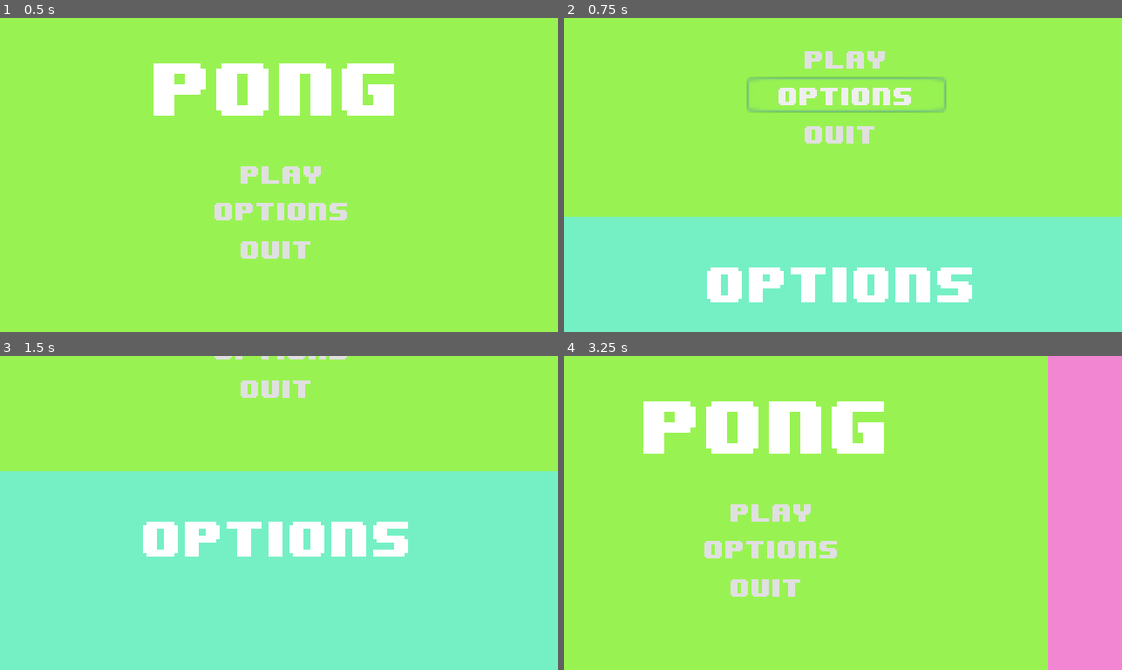
Above: before the commit, frames 1-4 (two rows, left to right).
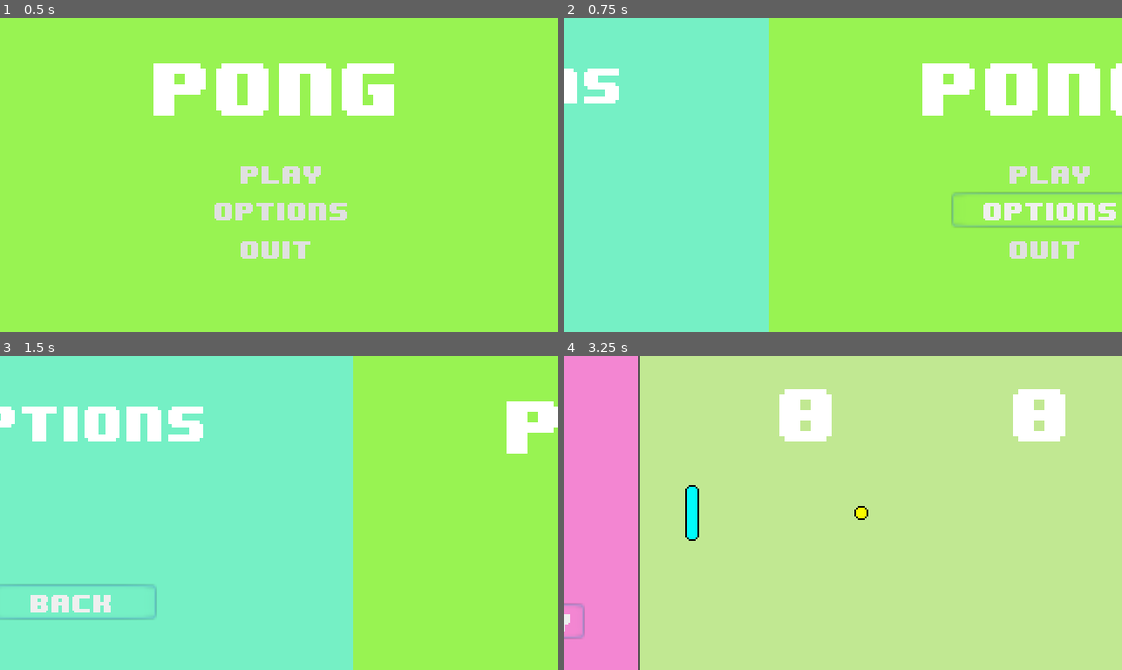
Above: after the commit, the same moments.

Repository: paolobb4/YAPC
Game: Godot game, scene res://scn/Menu.tscn
Two runs of this game, one before a commit and one after it. Both use one fixed random seed, a clock stepped at 60 frames per second and the inputs below.
Inputs:
- Up to frame 1 (0.5 s): no input
- Up to frame 2 (0.75 s): click "options" at 0.5 s
- Up to frame 3 (1.5 s): click "back" at 1.25 s
- Up to frame 4 (3.25 s): click "play" at 2 s; click "back" (after the commit: "play") at 2.75 s

Frame 1 is identical in both runs. In frame 2, 55% of the frame differs, in the area x 0-100%, y 0-100%; in frame 3, 51%; in frame 4, 99%.

Commit message:
Implement transition from menu to game and back again

Diff:
--- a/scn/Game.tscn
+++ b/scn/Game.tscn
@@ -1,9 +1,37 @@
-[gd_scene load_steps=6 format=2]
+[gd_scene load_steps=7 format=2]
 
 [ext_resource path="res://scn/game.gd" type="Script" id=1]
 [ext_resource path="res://assets/8-BIT WONDER.TTF" type="DynamicFontData" id=2]
 [ext_resource path="res://scn/Ball.tscn" type="PackedScene" id=3]
 [ext_resource path="res://scn/Palette.tscn" type="PackedScene" id=4]
+
+[sub_resource type="StyleBoxFlat" id=2]
+
+content_margin_left = -1.0
+content_margin_right = -1.0
+content_margin_top = -1.0
+content_margin_bottom = -1.0
+bg_color = Color( 0.760361, 0.914062, 0.57486, 1 )
+draw_center = true
+border_width_left = 0
+border_width_top = 0
+border_width_right = 0
+border_width_bottom = 0
+border_color = Color( 0.8, 0.8, 0.8, 1 )
+border_blend = false
+corner_radius_top_left = 0
+corner_radius_top_right = 0
+corner_radius_bottom_right = 0
+corner_radius_bottom_left = 0
+corner_detail = 8
+expand_margin_left = 0.0
+expand_margin_right = 0.0
+expand_margin_top = 0.0
+expand_margin_bottom = 0.0
+shadow_color = Color( 0, 0, 0, 0.6 )
+shadow_size = 0
+anti_aliasing = true
+anti_aliasing_size = 1
 
 [sub_resource type="DynamicFont" id=1]
 
@@ -13,11 +41,31 @@
 font_data = ExtResource( 2 )
 _sections_unfolded = [ "Font", "Font/fallback", "Settings" ]
 
-[node name="Game" type="Node"]
+[node name="Game" type="Node2D"]
 
 script = ExtResource( 1 )
+__meta__ = {
+"_edit_group_": true
+}
 
-[node name="score_left" type="Label" parent="." index="0"]
+[node name="Panel" type="Panel" parent="." index="0"]
+
+anchor_left = 0.0
+anchor_top = 0.0
+anchor_right = 0.0
+anchor_bottom = 0.0
+margin_right = 320.0
+margin_bottom = 180.0
+rect_pivot_offset = Vector2( 0, 0 )
+rect_clip_content = false
+mouse_filter = 0
+mouse_default_cursor_shape = 0
+size_flags_horizontal = 1
+size_flags_vertical = 1
+custom_styles/panel = SubResource( 2 )
+_sections_unfolded = [ "custom_styles" ]
+
+[node name="score_left" type="Label" parent="." index="1"]
 
 anchor_left = 0.0
 anchor_top = 0.0
@@ -42,7 +90,7 @@
 max_lines_visible = -1
 _sections_unfolded = [ "Rect", "custom_fonts" ]
 
-[node name="score_right" type="Label" parent="." index="1"]
+[node name="score_right" type="Label" parent="." index="2"]
 
 anchor_left = 0.0
 anchor_top = 0.0
@@ -67,18 +115,18 @@
 max_lines_visible = -1
 _sections_unfolded = [ "Rect", "custom_fonts" ]
 
-[node name="Ball" parent="." index="2" instance=ExtResource( 3 )]
+[node name="Ball" parent="." index="3" instance=ExtResource( 3 )]
 
 position = Vector2( 160, 90 )
 _sections_unfolded = [ "Transform" ]
 speed = 180
 
-[node name="Player" parent="." index="3" instance=ExtResource( 4 )]
+[node name="Player" parent="." index="4" instance=ExtResource( 4 )]
 
 position = Vector2( 30, 90 )
 _sections_unfolded = [ "Transform" ]
 
-[node name="AI" parent="." index="4" instance=ExtResource( 4 )]
+[node name="AI" parent="." index="5" instance=ExtResource( 4 )]
 
 position = Vector2( 290, 90 )
 _sections_unfolded = [ "Transform" ]
--- a/scn/Menu.tscn
+++ b/scn/Menu.tscn
@@ -1,6 +1,26 @@
-[gd_scene load_steps=12 format=2]
+[gd_scene load_steps=16 format=2]
 
 [ext_resource path="res://assets/8-BIT WONDER.TTF" type="DynamicFontData" id=1]
+[ext_resource path="res://scn/Game.tscn" type="PackedScene" id=2]
+
+[sub_resource type="Animation" id=12]
+
+resource_name = "game2play"
+length = 0.5
+loop = false
+step = 0.1
+tracks/0/type = "value"
+tracks/0/path = NodePath(".:position")
+tracks/0/interp = 1
+tracks/0/loop_wrap = true
+tracks/0/imported = false
+tracks/0/enabled = true
+tracks/0/keys = {
+"times": PoolRealArray( 0, 0.5 ),
+"transitions": PoolRealArray( 1, 1 ),
+"update": 0,
+"values": [ Vector2( -640, 0 ), Vector2( -320, 0 ) ]
+}
 
 [sub_resource type="Animation" id=1]
 
@@ -18,7 +38,7 @@
 "times": PoolRealArray( 0, 0.5 ),
 "transitions": PoolRealArray( 1, 1 ),
 "update": 0,
-"values": [ Vector2( 0, 0 ), Vector2( 0, -180 ) ]
+"values": [ Vector2( 0, 0 ), Vector2( 320, 0 ) ]
 }
 
 [sub_resource type="Animation" id=2]
@@ -56,7 +76,38 @@
 "times": PoolRealArray( 0, 0.5 ),
 "transitions": PoolRealArray( 1, 1 ),
 "update": 0,
-"values": [ Vector2( 0, -180 ), Vector2( 0, 0 ) ]
+"values": [ Vector2( 320, 0 ), Vector2( 0, 0 ) ]
+}
+
+[sub_resource type="Animation" id=13]
+
+resource_name = "play2game"
+length = 0.5
+loop = false
+step = 0.1
+tracks/0/type = "value"
+tracks/0/path = NodePath(".:position")
+tracks/0/interp = 1
+tracks/0/loop_wrap = true
+tracks/0/imported = false
+tracks/0/enabled = true
+tracks/0/keys = {
+"times": PoolRealArray( 0, 0.5 ),
+"transitions": PoolRealArray( 1, 1 ),
+"update": 0,
+"values": [ Vector2( -320, 0 ), Vector2( -640, 0 ) ]
+}
+tracks/1/type = "value"
+tracks/1/path = NodePath("Pause Panel:visible")
+tracks/1/interp = 1
+tracks/1/loop_wrap = true
+tracks/1/imported = false
+tracks/1/enabled = true
+tracks/1/keys = {
+"times": PoolRealArray( 0 ),
+"transitions": PoolRealArray( 1 ),
+"update": 1,
+"values": [ false ]
 }
 
 [sub_resource type="Animation" id=4]
@@ -122,6 +173,42 @@
 font_data = ExtResource( 1 )
 _sections_unfolded = [ "Font", "Settings" ]
 
+[sub_resource type="StyleBoxFlat" id=10]
+
+content_margin_left = -1.0
+content_margin_right = -1.0
+content_margin_top = -1.0
+content_margin_bottom = -1.0
+bg_color = Color( 0.461578, 0.945312, 0.77525, 1 )
+draw_center = true
+border_width_left = 0
+border_width_top = 0
+border_width_right = 0
+border_width_bottom = 0
+border_color = Color( 0.8, 0.8, 0.8, 1 )
+border_blend = false
+corner_radius_top_left = 0
+corner_radius_top_right = 0
+corner_radius_bottom_right = 0
+corner_radius_bottom_left = 0
+corner_detail = 8
+expand_margin_left = 0.0
+expand_margin_right = 0.0
+expand_margin_top = 0.0
+expand_margin_bottom = 0.0
+shadow_color = Color( 0, 0, 0, 0.6 )
+shadow_size = 0
+anti_aliasing = true
+anti_aliasing_size = 1
+
+[sub_resource type="DynamicFont" id=9]
+
+size = 24
+use_mipmaps = false
+use_filter = false
+font_data = ExtResource( 1 )
+_sections_unfolded = [ "Font", "Settings" ]
+
 [sub_resource type="StyleBoxFlat" id=8]
 
 content_margin_left = -1.0
@@ -150,21 +237,13 @@
 anti_aliasing = true
 anti_aliasing_size = 1
 
-[sub_resource type="DynamicFont" id=9]
-
-size = 24
-use_mipmaps = false
-use_filter = false
-font_data = ExtResource( 1 )
-_sections_unfolded = [ "Font", "Settings" ]
-
-[sub_resource type="StyleBoxFlat" id=10]
+[sub_resource type="StyleBoxFlat" id=11]
 
 content_margin_left = -1.0
 content_margin_right = -1.0
 content_margin_top = -1.0
 content_margin_bottom = -1.0
-bg_color = Color( 0.461578, 0.945312, 0.77525, 1 )
+bg_color = Color( 0.769485, 0.605377, 0.933594, 1 )
 draw_center = true
 border_width_left = 0
 border_width_top = 0
@@ -197,14 +276,17 @@
 playback_process_mode = 1
 playback_default_blend_time = 0.0
 playback_speed = 1.0
+anims/game2play = SubResource( 12 )
 anims/main2opts = SubResource( 1 )
 anims/main2play = SubResource( 2 )
 anims/opts2main = SubResource( 3 )
+anims/play2game = SubResource( 13 )
 anims/play2main = SubResource( 4 )
 blend_times = [  ]
 
 [node name="Main menu" type="Panel" parent="." index="1"]
 
+editor/display_folded = true
 anchor_left = 0.0
 anchor_top = 0.0
 anchor_right = 0.0
@@ -219,6 +301,9 @@
 size_flags_vertical = 1
 custom_styles/panel = SubResource( 5 )
 _sections_unfolded = [ "Rect", "custom_styles" ]
+__meta__ = {
+"_edit_group_": true
+}
 
 [node name="Game Title" type="Label" parent="Main menu" index="0"]
 
@@ -243,7 +328,7 @@
 max_lines_visible = -1
 _sections_unfolded = [ "Rect", "custom_fonts" ]
 
-[node name="play Button" type="Button" parent="Main menu" index="1"]
+[node name="play menu Button" type="Button" parent="Main menu" index="1"]
 
 anchor_left = 0.0
 anchor_top = 0.0
@@ -270,7 +355,7 @@
 align = 1
 _sections_unfolded = [ "Rect", "custom_fonts" ]
 
-[node name="options Button" type="Button" parent="Main menu" index="2"]
+[node name="options menu Button" type="Button" parent="Main menu" index="2"]
 
 anchor_left = 0.0
 anchor_top = 0.0
@@ -324,14 +409,14 @@
 align = 1
 _sections_unfolded = [ "Rect", "custom_fonts" ]
 
-[node name="Play Game" type="Panel" parent="." index="2"]
-
-anchor_left = 0.0
-anchor_top = 0.0
-anchor_right = 0.0
-anchor_bottom = 0.0
-margin_left = 320.0
-margin_right = 640.0
+[node name="Options menu" type="Panel" parent="." index="2"]
+
+editor/display_folded = true
+anchor_left = 0.0
+anchor_top = 0.0
+anchor_right = 0.0
+anchor_bottom = 0.0
+margin_left = -320.0
 margin_bottom = 180.0
 rect_pivot_offset = Vector2( 0, 0 )
 rect_clip_content = false
@@ -339,10 +424,13 @@
 mouse_default_cursor_shape = 0
 size_flags_horizontal = 1
 size_flags_vertical = 1
-custom_styles/panel = SubResource( 8 )
-_sections_unfolded = [ "custom_styles" ]
-
-[node name="Title" type="Label" parent="Play Game" index="0"]
+custom_styles/panel = SubResource( 10 )
+_sections_unfolded = [ "Rect", "custom_styles" ]
+__meta__ = {
+"_edit_group_": true
+}
+
+[node name="Title" type="Label" parent="Options menu" index="0"]
 
 anchor_left = 0.0
 anchor_top = 0.0
@@ -358,23 +446,23 @@
 size_flags_horizontal = 1
 size_flags_vertical = 4
 custom_fonts/font = SubResource( 9 )
-text = "Play Game"
+text = "options"
 align = 1
 percent_visible = 1.0
 lines_skipped = 0
 max_lines_visible = -1
 _sections_unfolded = [ "Rect", "custom_fonts" ]
 
-[node name="back Button" type="Button" parent="Play Game" index="1"]
-
-anchor_left = 0.0
-anchor_top = 0.0
-anchor_right = 0.0
-anchor_bottom = 0.0
-margin_left = 108.0
-margin_top = 130.0
-margin_right = 204.0
-margin_bottom = 150.0
+[node name="back Button" type="Button" parent="Options menu" index="1"]
+
+anchor_left = 0.0
+anchor_top = 0.0
+anchor_right = 0.0
+anchor_bottom = 0.0
+margin_left = 111.0
+margin_top = 131.0
+margin_right = 207.0
+margin_bottom = 151.0
 rect_pivot_offset = Vector2( 0, 0 )
 rect_clip_content = false
 focus_mode = 2
@@ -392,25 +480,29 @@
 align = 1
 _sections_unfolded = [ "Rect", "custom_fonts" ]
 
-[node name="Options menu" type="Panel" parent="." index="3"]
-
-anchor_left = 0.0
-anchor_top = 0.0
-anchor_right = 0.0
-anchor_bottom = 0.0
-margin_top = 180.0
-margin_right = 320.0
-margin_bottom = 360.0
-rect_pivot_offset = Vector2( 0, 0 )
-rect_clip_content = false
-mouse_filter = 0
-mouse_default_cursor_shape = 0
-size_flags_horizontal = 1
-size_flags_vertical = 1
-custom_styles/panel = SubResource( 10 )
+[node name="Play Game" type="Panel" parent="." index="3"]
+
+editor/display_folded = true
+anchor_left = 0.0
+anchor_top = 0.0
+anchor_right = 0.0
+anchor_bottom = 0.0
+margin_left = 320.0
+margin_right = 640.0
+margin_bottom = 180.0
+rect_pivot_offset = Vector2( 0, 0 )
+rect_clip_content = false
+mouse_filter = 0
+mouse_default_cursor_shape = 0
+size_flags_horizontal = 1
+size_flags_vertical = 1
+custom_styles/panel = SubResource( 8 )
 _sections_unfolded = [ "custom_styles" ]
-
-[node name="Title" type="Label" parent="Options menu" index="0"]
+__meta__ = {
+"_edit_group_": true
+}
+
+[node name="Title" type="Label" parent="Play Game" index="0"]
 
 anchor_left = 0.0
 anchor_top = 0.0
@@ -426,23 +518,23 @@
 size_flags_horizontal = 1
 size_flags_vertical = 4
 custom_fonts/font = SubResource( 9 )
-text = "options"
+text = "Play Game"
 align = 1
 percent_visible = 1.0
 lines_skipped = 0
 max_lines_visible = -1
 _sections_unfolded = [ "Rect", "custom_fonts" ]
 
-[node name="back Button" type="Button" parent="Options menu" index="1"]
-
-anchor_left = 0.0
-anchor_top = 0.0
-anchor_right = 0.0
-anchor_bottom = 0.0
-margin_left = 111.0
-margin_top = 131.0
-margin_right = 207.0
-margin_bottom = 151.0
+[node name="back Button" type="Button" parent="Play Game" index="1"]
+
+anchor_left = 0.0
+anchor_top = 0.0
+anchor_right = 0.0
+anchor_bottom = 0.0
+margin_left = 31.0
+margin_top = 139.0
+margin_right = 91.0
+margin_bottom = 159.0
 rect_pivot_offset = Vector2( 0, 0 )
 rect_clip_content = false
 focus_mode = 2
@@ -460,10 +552,152 @@
 align = 1
 _sections_unfolded = [ "Rect", "custom_fonts" ]
 
-[connection signal="pressed" from="Main menu/play Button" to="AnimationPlayer" method="play" binds= [ "main2play" ]]
-
-[connection signal="pressed" from="Main menu/options Button" to="AnimationPlayer" method="play" binds= [ "main2opts" ]]
+[node name="play Button" type="Button" parent="Play Game" index="2"]
+
+anchor_left = 0.0
+anchor_top = 0.0
+anchor_right = 0.0
+anchor_bottom = 0.0
+margin_left = 229.0
+margin_top = 142.0
+margin_right = 289.0
+margin_bottom = 162.0
+rect_pivot_offset = Vector2( 0, 0 )
+rect_clip_content = false
+focus_mode = 2
+mouse_filter = 0
+mouse_default_cursor_shape = 0
+size_flags_horizontal = 1
+size_flags_vertical = 1
+custom_fonts/font = SubResource( 7 )
+toggle_mode = false
+enabled_focus_mode = 2
+shortcut = null
+group = null
+text = "play"
+flat = true
+align = 1
+_sections_unfolded = [ "custom_fonts" ]
+
+[node name="Game" parent="." index="4" instance=ExtResource( 2 )]
+
+position = Vector2( 640.663, 0 )
+_sections_unfolded = [ "Transform" ]
+
+[node name="Pause Panel" type="Panel" parent="." index="5"]
+
+editor/display_folded = true
+anchor_left = 0.0
+anchor_top = 0.0
+anchor_right = 0.0
+anchor_bottom = 0.0
+margin_left = 725.0
+margin_top = 57.0
+margin_right = 875.0
+margin_bottom = 117.0
+rect_pivot_offset = Vector2( 0, 0 )
+rect_clip_content = false
+mouse_filter = 0
+mouse_default_cursor_shape = 0
+size_flags_horizontal = 1
+size_flags_vertical = 1
+custom_styles/panel = SubResource( 11 )
+_sections_unfolded = [ "Visibility" ]
+__meta__ = {
+"_edit_group_": true
+}
+
+[node name="Label" type="Label" parent="Pause Panel" index="0"]
+
+anchor_left = 0.0
+anchor_top = 0.0
+anchor_right = 0.0
+anchor_bottom = 0.0
+margin_left = 43.0
+margin_top = 6.0
+margin_right = 103.0
+margin_bottom = 20.0
+rect_pivot_offset = Vector2( 0, 0 )
+rect_clip_content = false
+mouse_filter = 2
+mouse_default_cursor_shape = 0
+size_flags_horizontal = 1
+size_flags_vertical = 4
+custom_fonts/font = SubResource( 7 )
+text = "pause"
+percent_visible = 1.0
+lines_skipped = 0
+max_lines_visible = -1
+_sections_unfolded = [ "custom_fonts" ]
+
+[node name="quit Button" type="Button" parent="Pause Panel" index="1"]
+
+anchor_left = 0.0
+anchor_top = 0.0
+anchor_right = 0.0
+anchor_bottom = 0.0
+margin_left = 9.0
+margin_top = 32.0
+margin_right = 63.0
+margin_bottom = 52.0
+rect_pivot_offset = Vector2( 0, 0 )
+rect_clip_content = false
+focus_mode = 2
+mouse_filter = 0
+mouse_default_cursor_shape = 0
+size_flags_horizontal = 1
+size_flags_vertical = 1
+custom_fonts/font = SubResource( 7 )
+toggle_mode = false
+enabled_focus_mode = 2
+shortcut = null
+group = null
+text = "quit"
+flat = true
+align = 1
+_sections_unfolded = [ "Rect", "custom_fonts" ]
+
+[node name="back Button" type="Button" parent="Pause Panel" index="2"]
+
+anchor_left = 0.0
+anchor_top = 0.0
+anchor_right = 0.0
+anchor_bottom = 0.0
+margin_left = 85.0
+margin_top = 32.0
+margin_right = 145.0
+margin_bottom = 52.0
+rect_pivot_offset = Vector2( 0, 0 )
+rect_clip_content = false
+focus_mode = 2
+mouse_filter = 0
+mouse_default_cursor_shape = 0
+size_flags_horizontal = 1
+size_flags_vertical = 1
+custom_fonts/font = SubResource( 7 )
+toggle_mode = false
+enabled_focus_mode = 2
+shortcut = null
+group = null
+text = "back"
+flat = true
+align = 1
+_sections_unfolded = [ "Rect", "custom_fonts" ]
+
+[connection signal="pressed" from="Main menu/play menu Button" to="AnimationPlayer" method="play" binds= [ "main2play" ]]
+
+[connection signal="pressed" from="Main menu/options menu Button" to="AnimationPlayer" method="play" binds= [ "main2opts" ]]
+
+[connection signal="pressed" from="Options menu/back Button" to="AnimationPlayer" method="play" binds= [ "opts2main" ]]
 
 [connection signal="pressed" from="Play Game/back Button" to="AnimationPlayer" method="play" binds= [ "play2main" ]]
 
-[connection signal="pressed" from="Options menu/back Button" to="AnimationPlayer" method="play" binds= [ "opts2main" ]]
+[connection signal="pressed" from="Play Game/play Button" to="AnimationPlayer" method="play" binds= [ "play2game" ]]
+
+[connection signal="paused" from="Game" to="Pause Panel" method="show"]
+
+[connection signal="pressed" from="Pause Panel/quit Button" to="AnimationPlayer" method="play" binds= [ "game2play" ]]
+
+[connection signal="pressed" from="Pause Panel/back Button" to="Game" method="unpause"]
+
+[connection signal="pressed" from="Pause Panel/back Button" to="Pause Panel" method="hide"]
--- a/scn/game.gd
+++ b/scn/game.gd
@@ -1,11 +1,27 @@
 extends Node
+
+
+signal paused
 
 
 func _ready():
 	pass
+
+func _process(delta):
+	if Input.is_action_just_pressed('ui_cancel'):
+		pause()
 
 func _on_point_scored(side):
 	if side == "left":
 		$score_left.text = str(int($score_left.text) + 1)
 	if side == "right":
 		$score_right.text = str(int($score_right.text) + 1)
+
+func pause():
+	emit_signal('paused')
+
+func unpause():
+	pass
+
+func set(p1, p2):
+	pass
